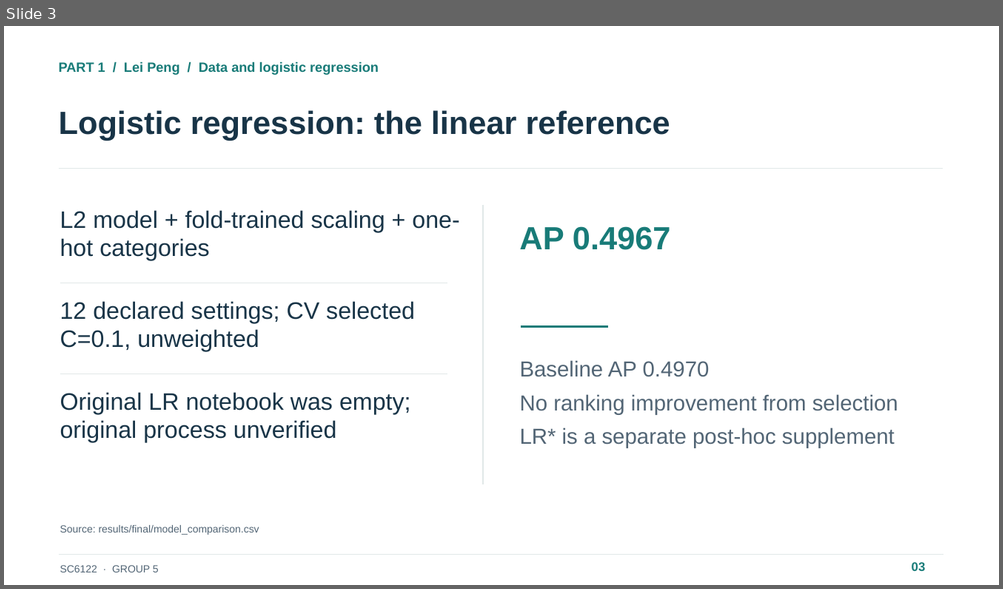
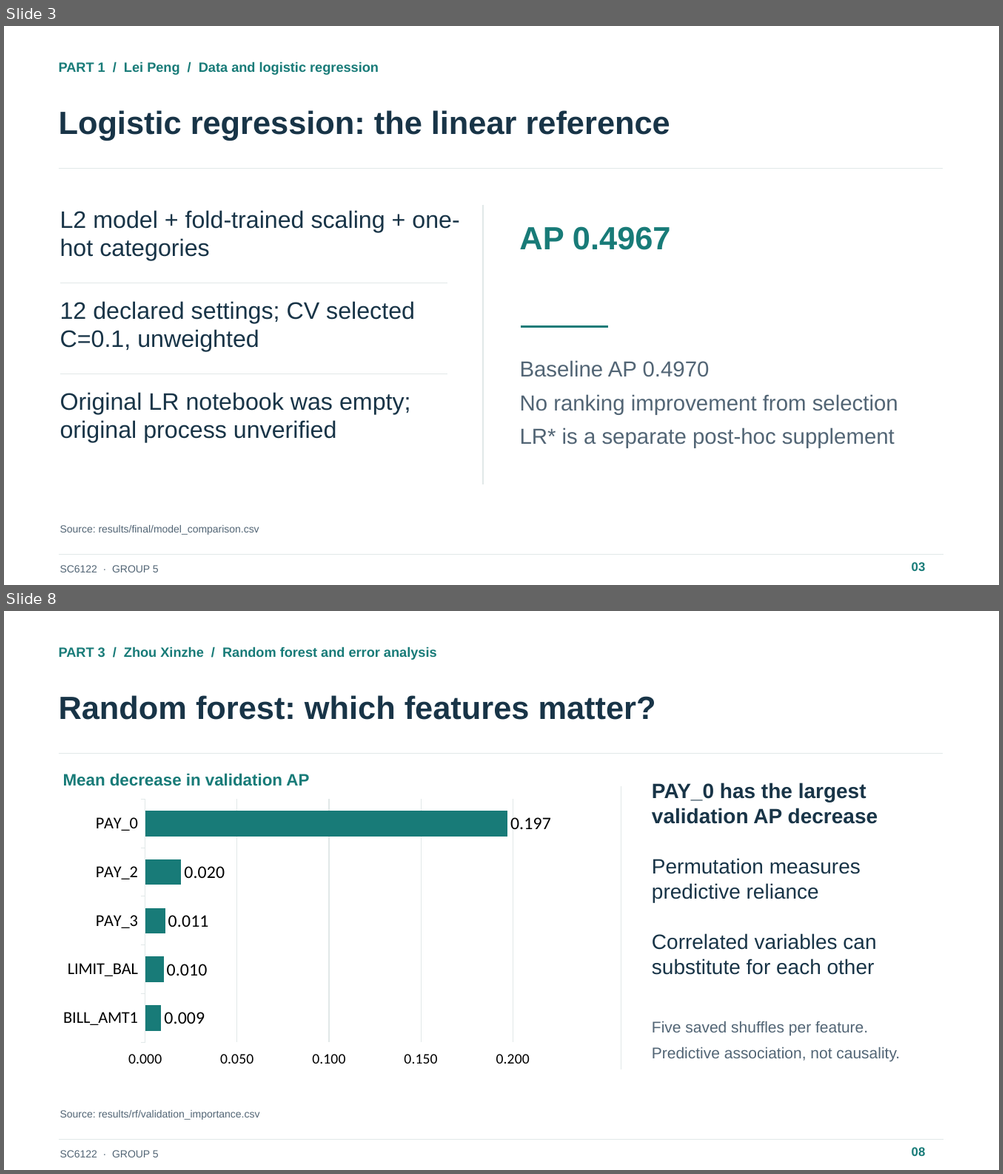
Before and after one commit to IcantFind-a-username/-SC6122-Group5-Credit-Default, a slide deck: submission/Group5_Presentation.pptx. Shown one above the other, each under a label of ours: slide 3 before the commit, slides 3 and 8 after it; the slides between them are not shown. The pictures are 1003x589 and 1003x1174 pixels, drawn with LibreOffice and Linux fonts; fonts in the diff are those of the drawing. Boxes give left, top, right and bottom in pixels: in the first picture for what was removed or moved away, otherwise in the second. Text is boxed around its words. In the diff, an @@ line names an element or a change of style, - is before the commit and + after.

Commit message:
build: deliver materials matching the confirmed four-part responsibilities

```diff
--- a/submission/Group5_Presentation.pptx
+++ b/submission/Group5_Presentation.pptx
@@ slide 8 added at (4,611,999,1170), background #FFFFFF @@
@@ text added at (59,647,437,660), 13 pt, text #187B78, bold @@
+PART 3 / Zhou Xinzhe / Random forest and error analysis
@@ text added at (59,695,656,720), 31 pt, text #183447, bold @@
+Random forest: which features matter?
@@ line added from (59, 754) to (942, 754), #E1E8E8 1 pt @@
@@ text added at (63,773,309,786), 16 pt, text #187B78, bold @@
+Mean decrease in validation AP
@@ line added from (621, 786) to (621, 1070), #E1E8E8 1 pt @@
@@ text added at (652,783,878,824), 20 pt, text #183447, bold @@
+PAY_0 has the largest validation AP decrease
@@ bar chart added at (53,794,597,1073) @@
+categories: BILL_AMT1, LIMIT_BAL, PAY_3, PAY_2, PAY_0
+Series 1: 0.009, 0.01, 0.011, 0.02, 0.197
@@ text added at (652,858,860,903), 20 pt, text #183447 @@
+Permutation measures predictive reliance
@@ text added at (652,934,876,975), 20 pt, text #183447 @@
+Correlated variables can substitute for each other
@@ text added at (652,1022,899,1062), 15 pt, text #526575 @@
+Five saved shuffles per feature.
+Predictive association, not causality.
@@ text added at (60,1111,260,1120), 10 pt, text #526575 @@
+Source: results/rf/validation_importance.csv
@@ line added from (59, 1140) to (943, 1140), #E1E8E8 1 pt @@
@@ text added at (60,1150,159,1158), 10 pt, text #526575 @@
+SC6122 · GROUP 5
@@ text added at (911,1147,925,1156), 12 pt, text #187B78, bold @@
+08
```
Also in this commit, not shown: 11 slides changed, 1 slide removed, 15 other files.
